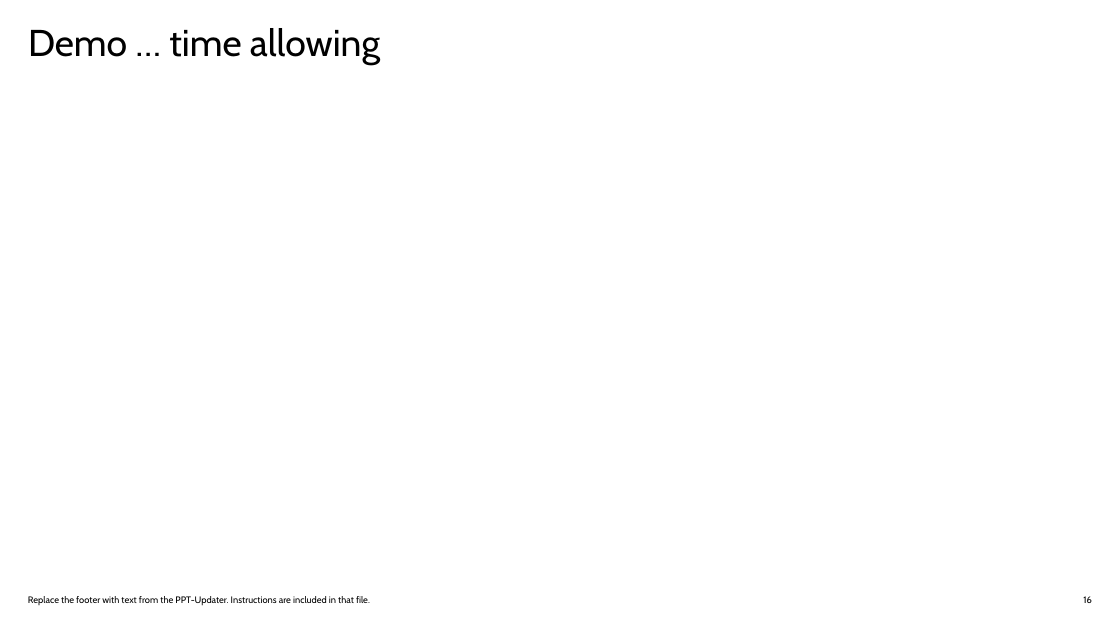
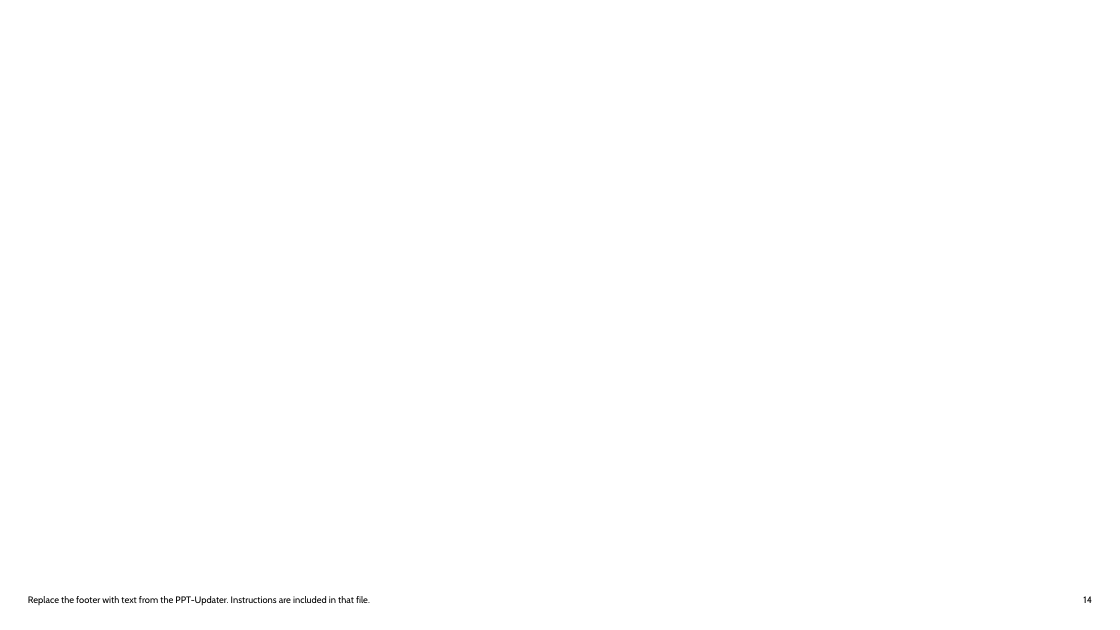
Before and after one commit to peigonhole/aicoc-ai-immersion, a slide deck: slide 14 of Sequence/fastai_lstm_rnn_timeseries.pptx (slide 16 before the commit). Drawn at 1120x630 pixels with LibreOffice and Linux fonts; fonts in the diff are those of the drawing; background and template pictures are left out. Boxes give left, top, right and bottom in pixels: in the first picture for what was removed or moved away, otherwise in the second. Text is boxed around its words. In the diff, an @@ line names an element or a change of style, - is before the commit and + after.

Commit message:
latest updates

```diff
--- a/Sequence/fastai_lstm_rnn_timeseries.pptx
+++ b/Sequence/fastai_lstm_rnn_timeseries.pptx
@@ title removed at (28,28,380,65) @@
-Demo … time allowing
@@ page number at (1083,596,1092,603): text changed @@
-16
+14
```
Also in this commit, not shown: 2 other slides changed, 10 slides removed.
